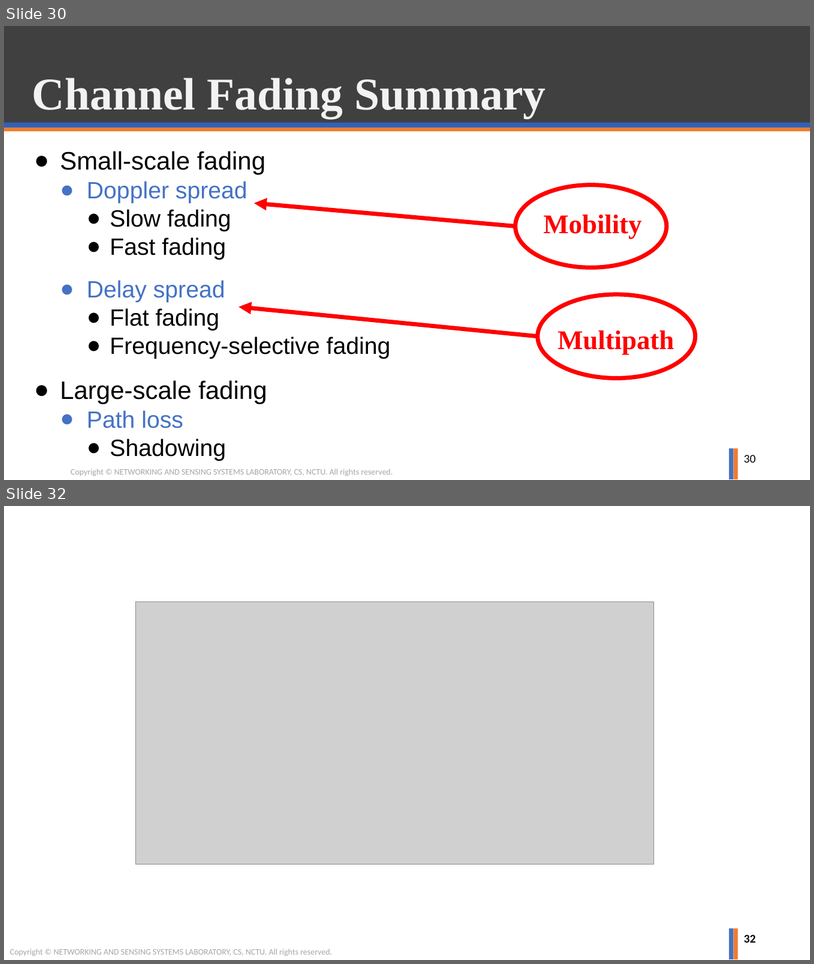
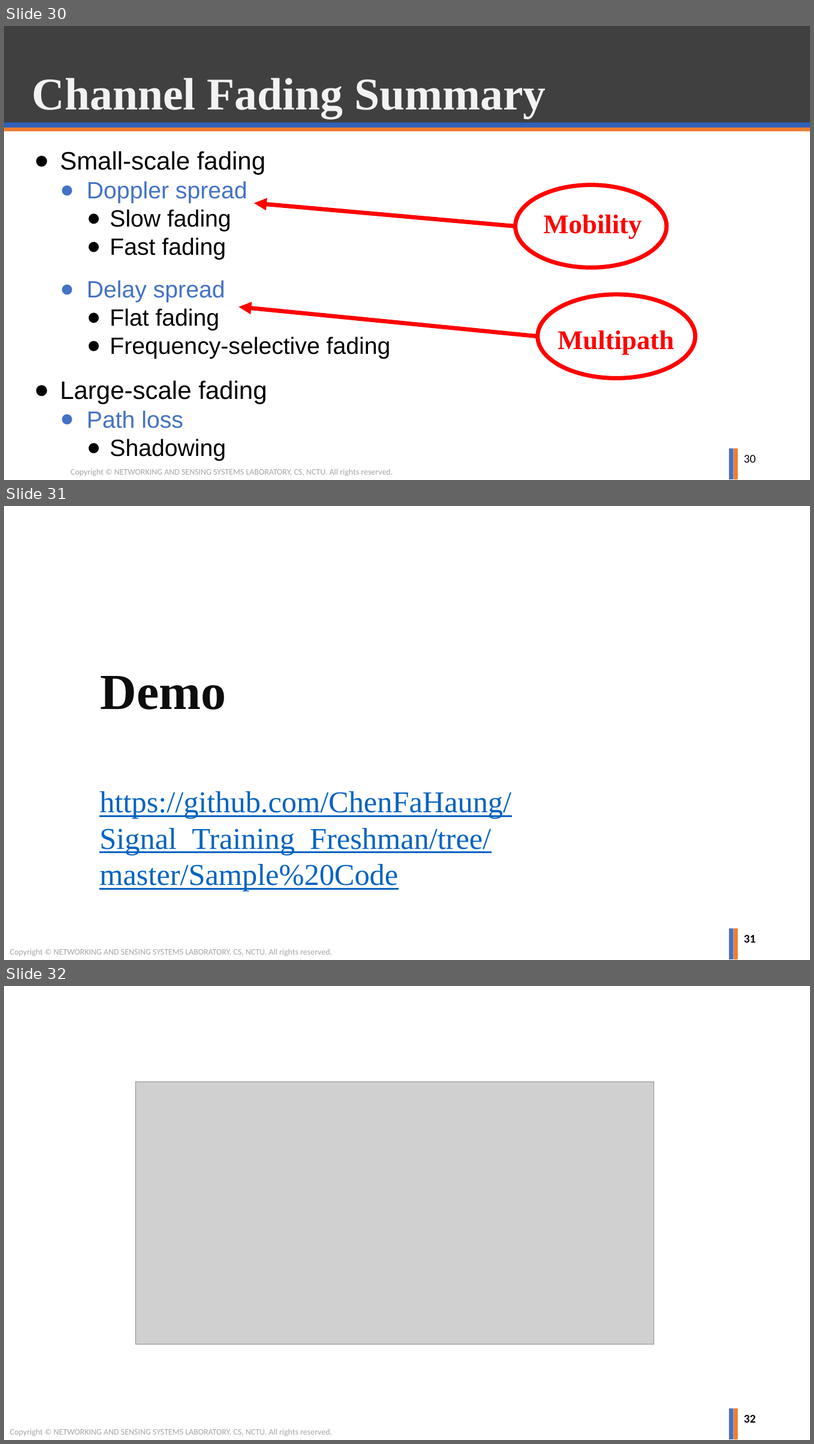
Before and after one commit to ghostkingwilly/Signal_Training_Freshman, a slide deck: Freshman_Training_Signal.pptx. Shown one above the other, each under a label of ours: slides 30 and 32 before the commit, slides 30, 31 and 32 after it; the slides between them are not shown. The pictures are 814x964 and 814x1444 pixels, drawn with LibreOffice and Linux fonts; fonts in the diff are those of the drawing; grey boxes stand for pictures; background and template pictures are left out. Boxes give left, top, right and bottom in pixels: in the first picture for what was removed or moved away, otherwise in the second. Text is boxed around its words. In the diff, an @@ line names an element or a change of style, - is before the commit and + after.

Commit message:
Slide update

```diff
--- a/Freshman_Training_Signal.pptx
+++ b/Freshman_Training_Signal.pptx
@@ slide 31 added at (4,506,810,960), background #FFFFFF; not listed: 3 template elements that a slide beside it also shows @@
@@ text added at (101,676,227,709), 60 pt, text #0D0D0D, bold @@
+Demo
@@ text added at (99,791,512,891), 36 pt, text #0563C1, underline @@
+https://github.com/ChenFaHaung/Signal_Training_Freshman/tree/master/Sample%20Code
@@ page number added at (744,934,756,942), 14 pt, text #000000, bold @@
+31
```
Also in this commit, not shown: 1 slide removed.
